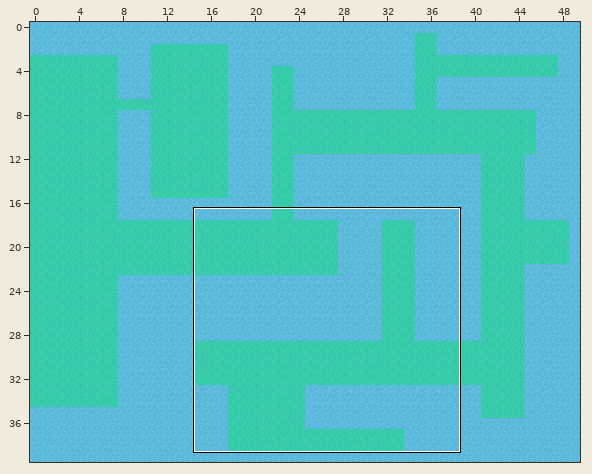
Level history. Tiled map: assets/testMap/new.tmx. Above, an overview of the earlier version with the close-up marked.
Close-up. Before:
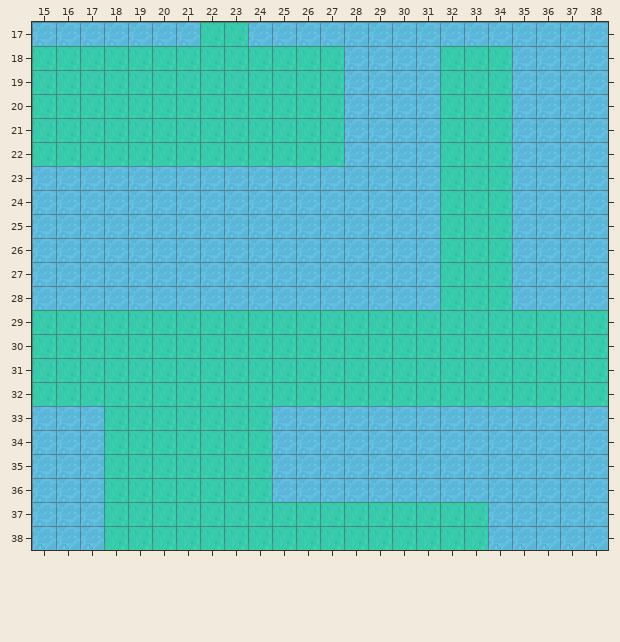
Cells are 16x16 px. Shown: x 15..38, y 17..38. The commit also changed other parts of the map, which this record leaves out.
The result:
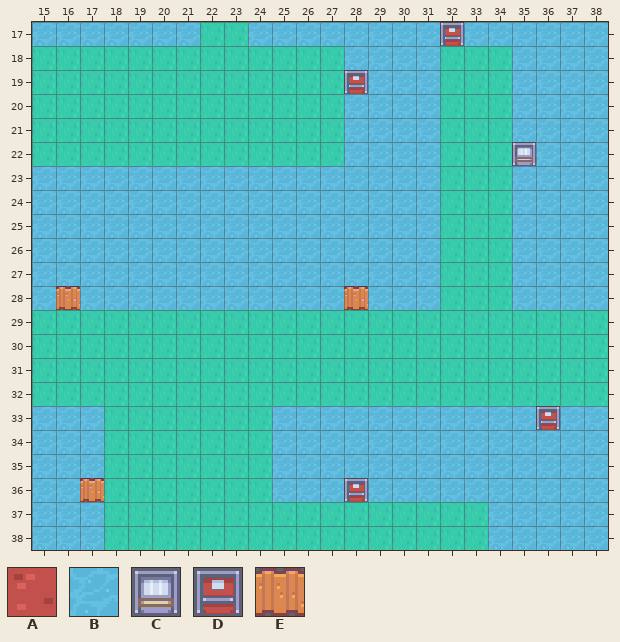
Key: from "urbanRPG": A 75, B 198, C 281, D 282, E 383.
_ is an empty cell, # one hidden under a higher layer, . an unchanged one.
From old to new:
--- layer "bikeStations"
@@ x 16..28 @@
-28 #...........#
+28 A...........A
@@ x 17..17 @@
-36 #
+36 A
--- layer "Tile Layer"
@@ x 32..32 @@
-17 B
+17 D
@@ x 28..28 @@
-19 B
+19 D
@@ x 35..35 @@
-22 B
+22 C
@@ x 16..28 @@
-28 B...........B
+28 E...........E
@@ x 36..36 @@
-33 B
+33 D
@@ x 17..28 @@
-36 B..........B
+36 E..........D
Where, in picture pixels (left, top, right, bottom), the same in both close-ups:
changed: (440, 22, 464, 46)
changed: (344, 70, 368, 94)
changed: (512, 142, 536, 166)
changed: (56, 286, 80, 310)
changed: (344, 286, 368, 310)
changed: (536, 406, 560, 430)
changed: (80, 478, 104, 502)
changed: (344, 478, 368, 502)
